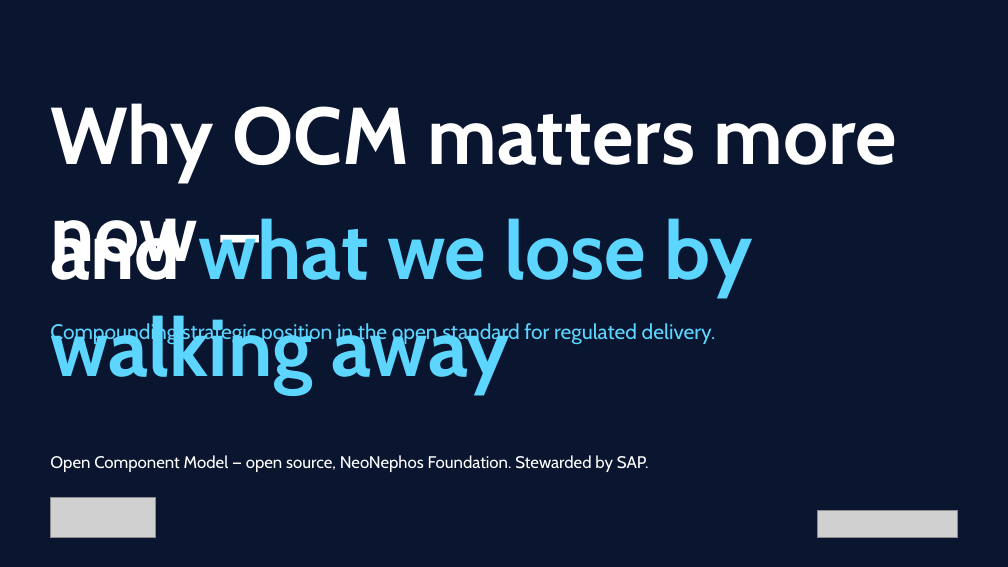
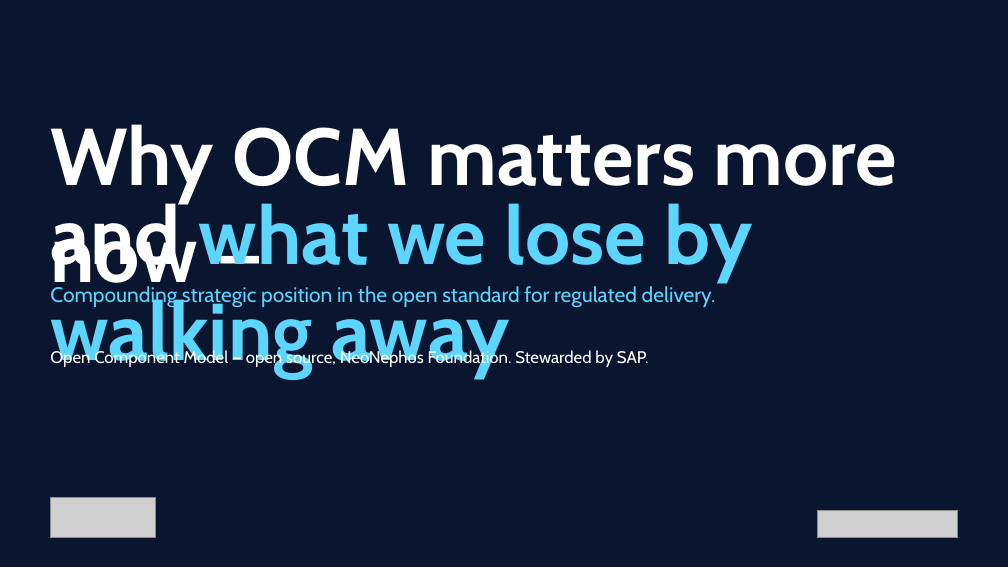
Before and after one commit to morri-son/open-component-model, a slide deck: slide 1 of docs/community/marketing/decks/exec-phase1/OCM-Sovereign-Delivery-Internal-Sponsor.pptx. Drawn at 1008x567 pixels with LibreOffice and Linux fonts; fonts in the diff are those of the drawing; grey boxes stand for pictures; background and template pictures are left out. Boxes give left, top, right and bottom in pixels: in the first picture for what was removed or moved away, otherwise in the second. Text is boxed around its words. In the diff, an @@ line names an element or a change of style, - is before the commit and + after.

```diff
--- a/docs/community/marketing/decks/exec-phase1/OCM-Sovereign-Delivery-Internal-Sponsor.pptx
+++ b/docs/community/marketing/decks/exec-phase1/OCM-Sovereign-Delivery-Internal-Sponsor.pptx
@@ title "Why OCM matters more now ..." moved from (x1=50, y1=103, x2=896, y2=278) to (x1=50, y1=124, x2=896, y2=299) @@
@@ text "and what we lose by ..." moved from (x1=50, y1=218, x2=752, y2=394) to (x1=50, y1=200, x2=752, y2=378) @@
@@ text "Compounding strategic position in the ..." moved from (x1=50, y1=321, x2=716, y2=345) to (x1=50, y1=286, x2=716, y2=308) @@
@@ text "Open Component Model — open ..." moved from (x1=50, y1=455, x2=649, y2=472) to (x1=50, y1=349, x2=649, y2=367) @@
```
Also in this commit, not shown: 3 other slides changed, 12 other files.
